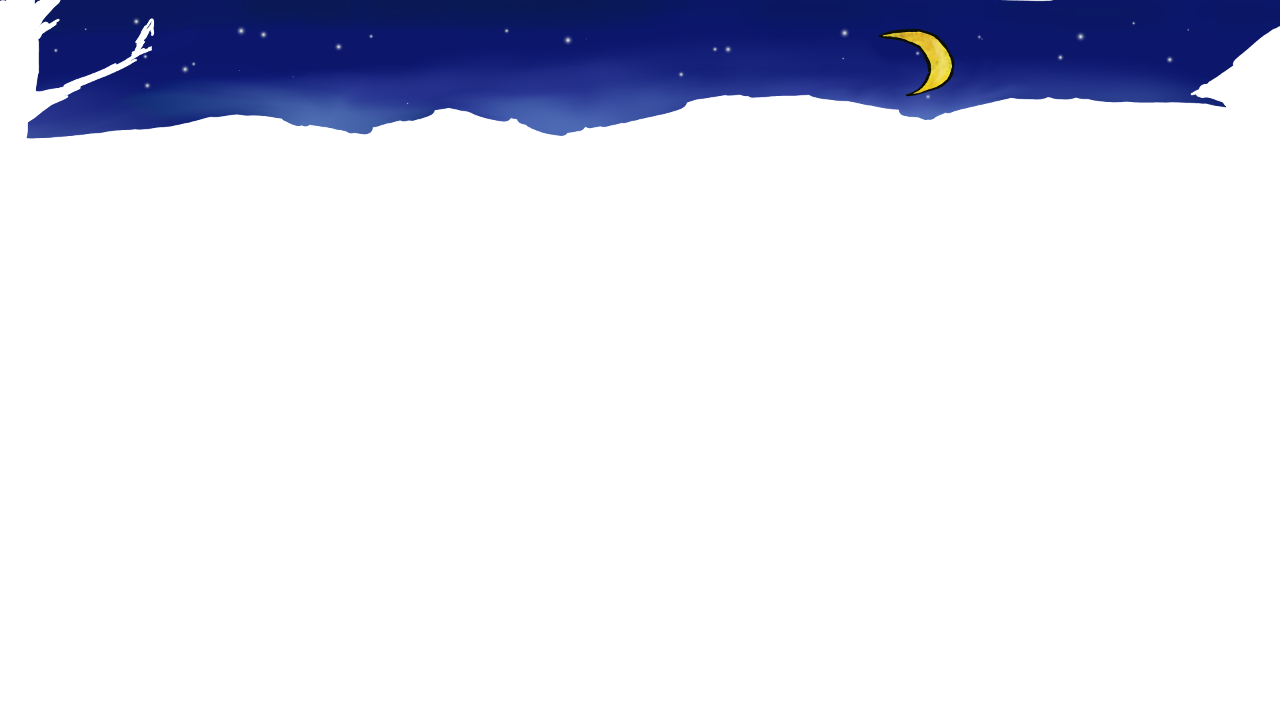
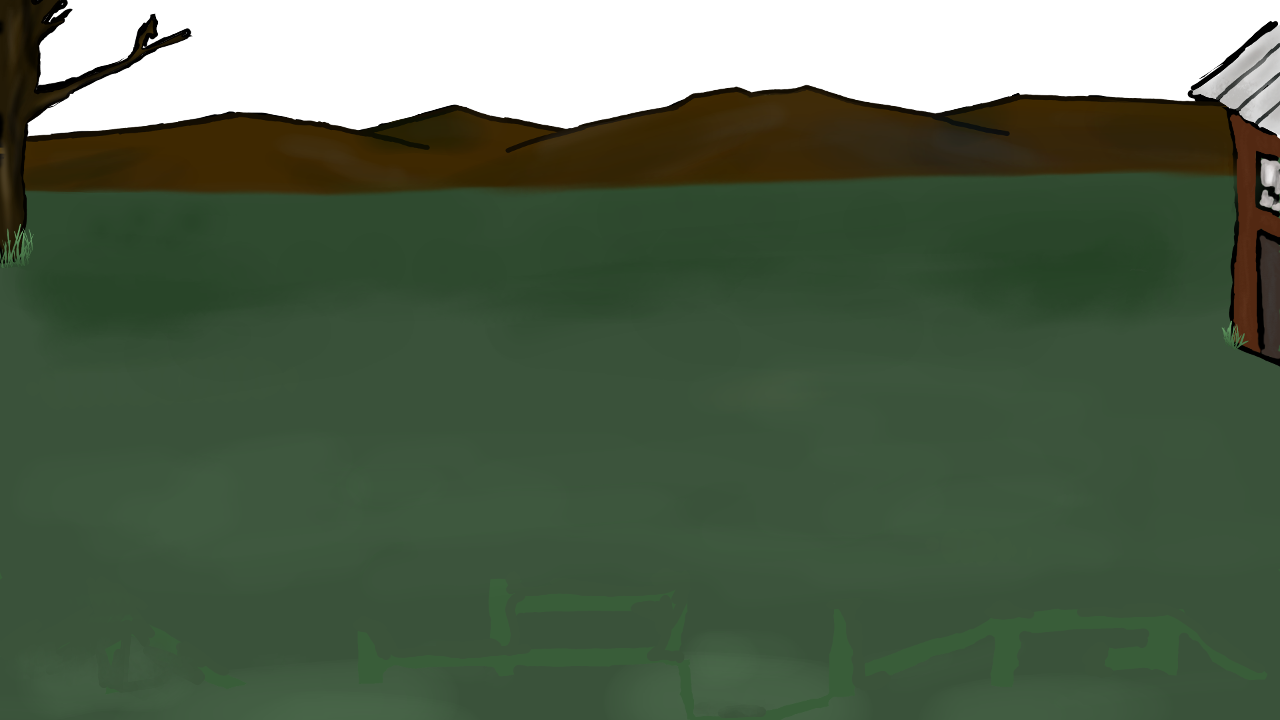
Before/after of a 1280x720 layered artwork. What changed in the layer stack:
showed "House" over [1129, 24, 1280, 360]
showed "Tree" over [0, 0, 189, 269]
showed "Ground", painted on it over [0, 84, 1280, 720]
hid "Moon" over [878, 28, 955, 97]
hid "Sky" over [0, 0, 1280, 139]
showed "Background #2" over [23, 0, 1280, 486]
showed "Background", painted on it over [0, 0, 1280, 720]
